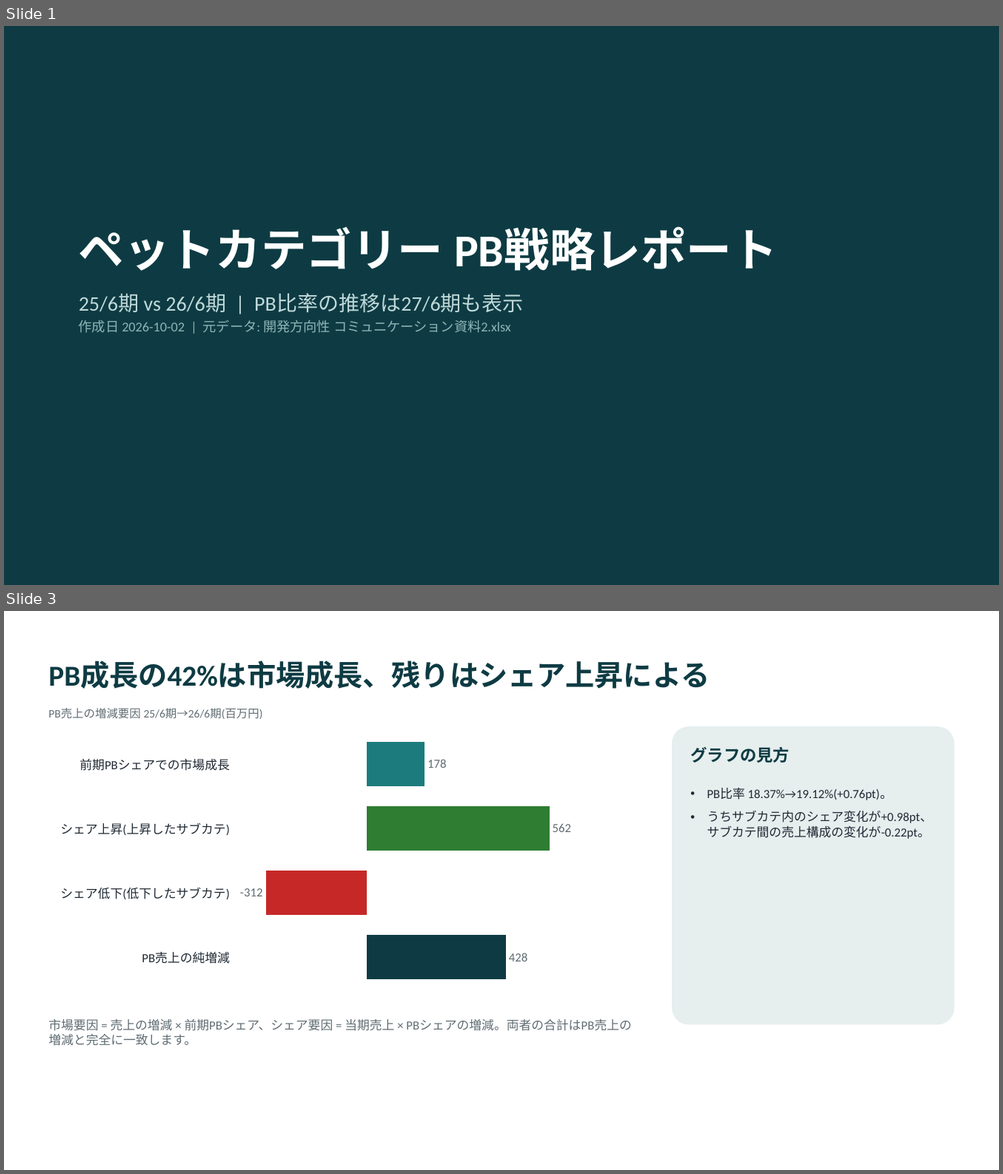
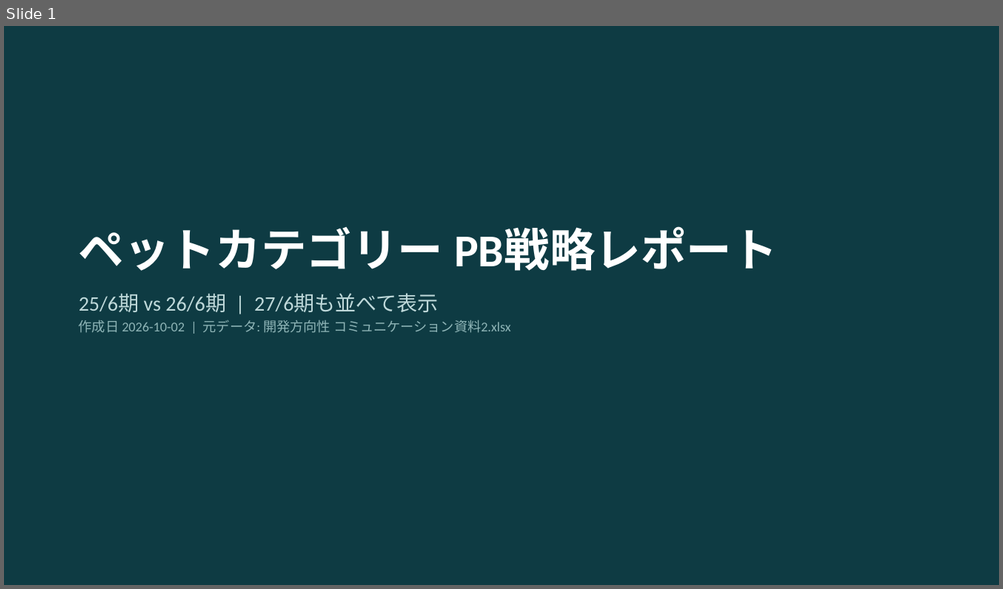
Before and after one commit to akhatri404/trial, a slide deck: 開発方向性 コミュニケーション資料2_PBレポート (2).pptx. Shown one above the other, each under a label of ours: slides 1 and 3 before the commit, slide 1 after it; the slides between them are not shown. The pictures are 1003x1174 and 1003x589 pixels, drawn with LibreOffice and Linux fonts; fonts in the diff are those of the drawing. Boxes give left, top, right and bottom in pixels: in the first picture for what was removed or moved away, otherwise in the second. Text is boxed around its words. In the diff, an @@ line names an element or a change of style, - is before the commit and + after.

```diff
--- a/開発方向性 コミュニケーション資料2_PBレポート (2).pptx
+++ b/開発方向性 コミュニケーション資料2_PBレポート (2).pptx
@@ slide 3 removed at bbox=[4, 611, 999, 1170], background #FFFFFF @@
@@ title removed at bbox=[48, 662, 709, 689] @@
-PB成長の42%は市場成長、残りはシェア上昇による
@@ text removed at bbox=[48, 708, 263, 719] @@
-PB売上の増減要因 25/6期→26/6期(百万円)
@@ bar chart removed at bbox=[48, 726, 638, 995] @@
-categories: 前期PBシェアでの市場成長, シェア上昇(上昇したサブカテ), シェア低下(低下したサブカテ), PB売上の純増減
-Series 1: 178, 562, -312, 428
@@ rounded rectangle removed at bbox=[671, 726, 954, 1025] @@
@@ text removed at bbox=[690, 747, 789, 763] @@
-グラフの見方
@@ text removed at bbox=[707, 789, 933, 839] @@
-• PB比率 18.37%→19.12%(+0.76pt)。
-• うちサブカテ内のシェア変化が+0.98pt、サブカテ間の売上構成の変化が-0.22pt。
@@ text removed at bbox=[48, 1019, 631, 1046] @@
-市場要因 = 売上の増減 × 前期PBシェア、シェア要因 = 当期売上 × PBシェアの増減。両者の合計はPB売上の増減と完全に一致します。
@@ slide 1 changed as well @@
@@ subtitle at bbox=[79, 294, 438, 312]: text changed @@
-25/6期 vs 26/6期 | PB比率の推移は27/6期も表示
+25/6期 vs 26/6期 | 27/6期も並べて表示
```
Also in this commit, not shown: 11 other slides changed, 2 slides added, 3 other slides removed, 2 other files.
